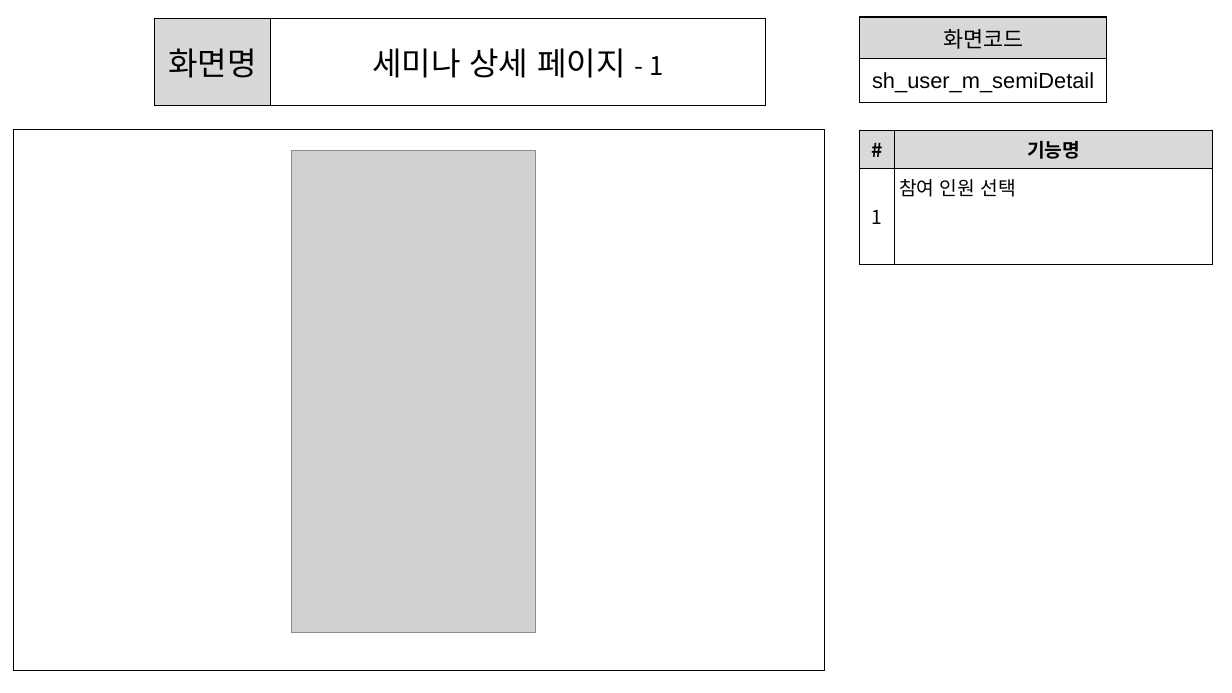
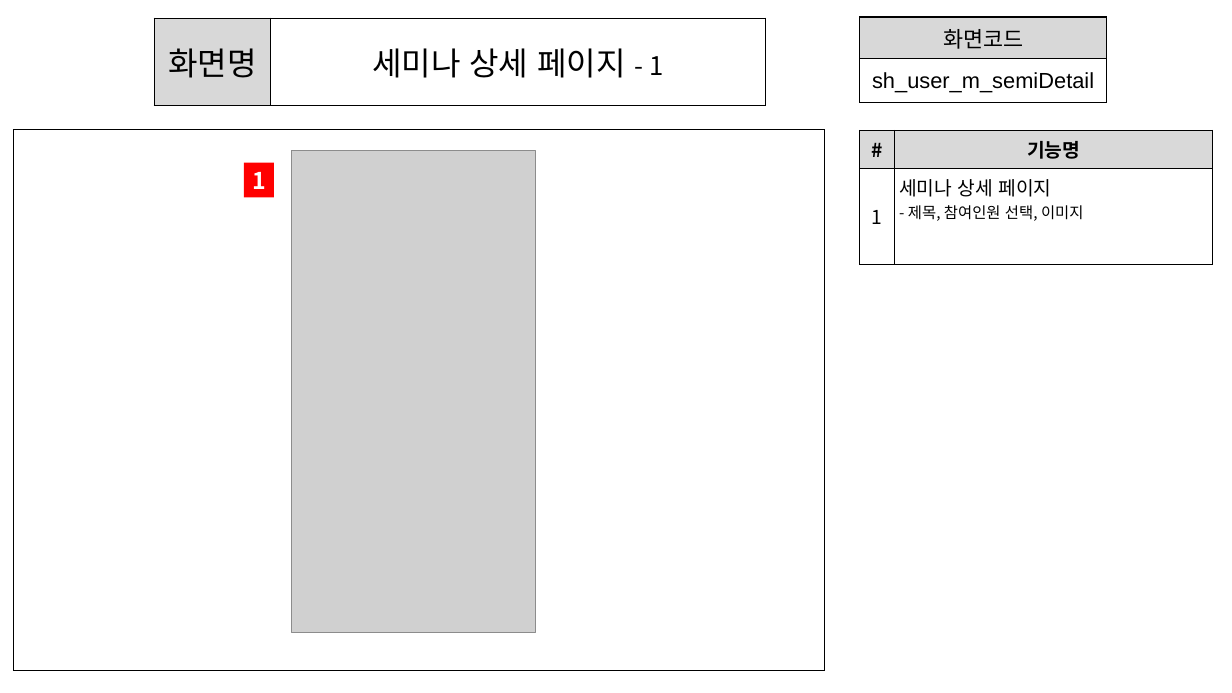
Before and after one commit to ezenteam2/e-Zone, a slide deck: slide 10 of 0 발표용 파워포인트/0403 1차발표/0403 project05 - 파워포인트 - 서희.pptx. Drawn at 1232x693 pixels with LibreOffice and Linux fonts; fonts in the diff are those of the drawing; grey boxes stand for pictures; background and template pictures are left out. Boxes give left, top, right and bottom in pixels: in the first picture for what was removed or moved away, otherwise in the second. Text is boxed around its words. In the diff, an @@ line names an element or a change of style, - is before the commit and + after.

```diff
--- a/0 발표용 파워포인트/0403 1차발표/0403 project05 - 파워포인트 - 서희.pptx
+++ b/0 발표용 파워포인트/0403 1차발표/0403 project05 - 파워포인트 - 서희.pptx
@@ table at (x1=860, y1=130, x2=1213, y2=264) @@
-row 2, column 2: 참여 인원 선택
+row 2, column 2: 세미나 상세 페이지 / - 제목, 참여인원 선택, 이미지
@@ rectangle added at (x1=244, y1=163, x2=274, y2=198), fill #FF0000, 18 pt, text #FFFFFF, bold @@
+1
```
Also in this commit, not shown: 28 other slides changed, 1 other file.
